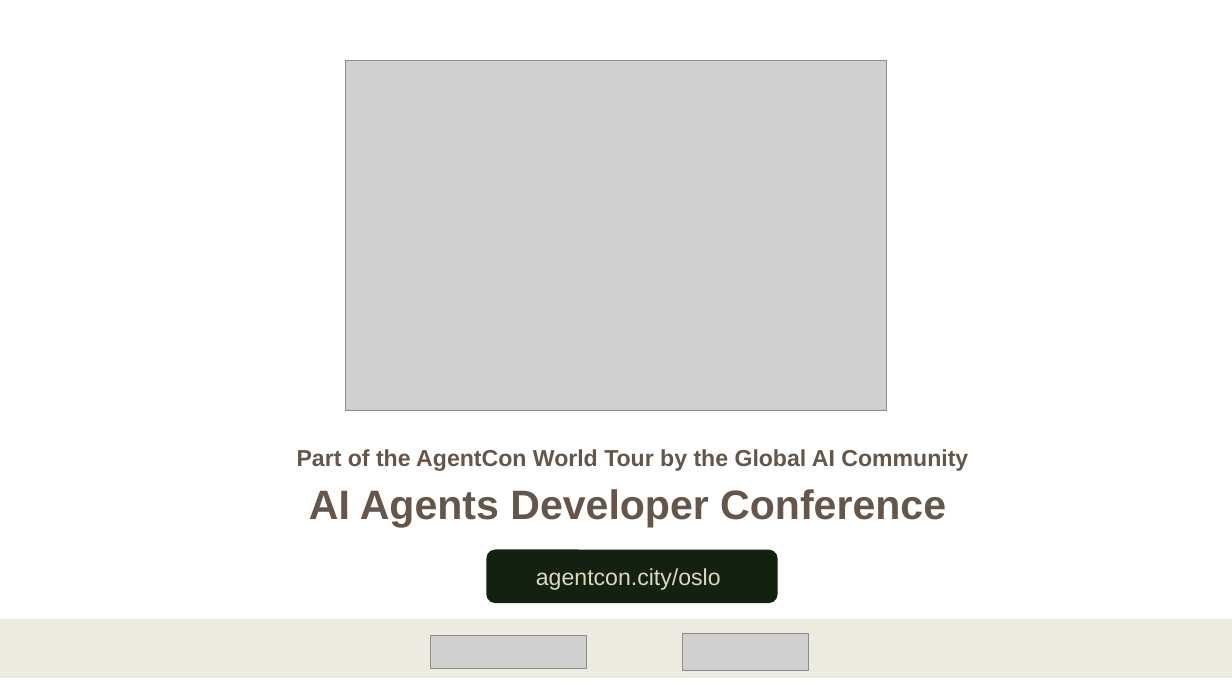
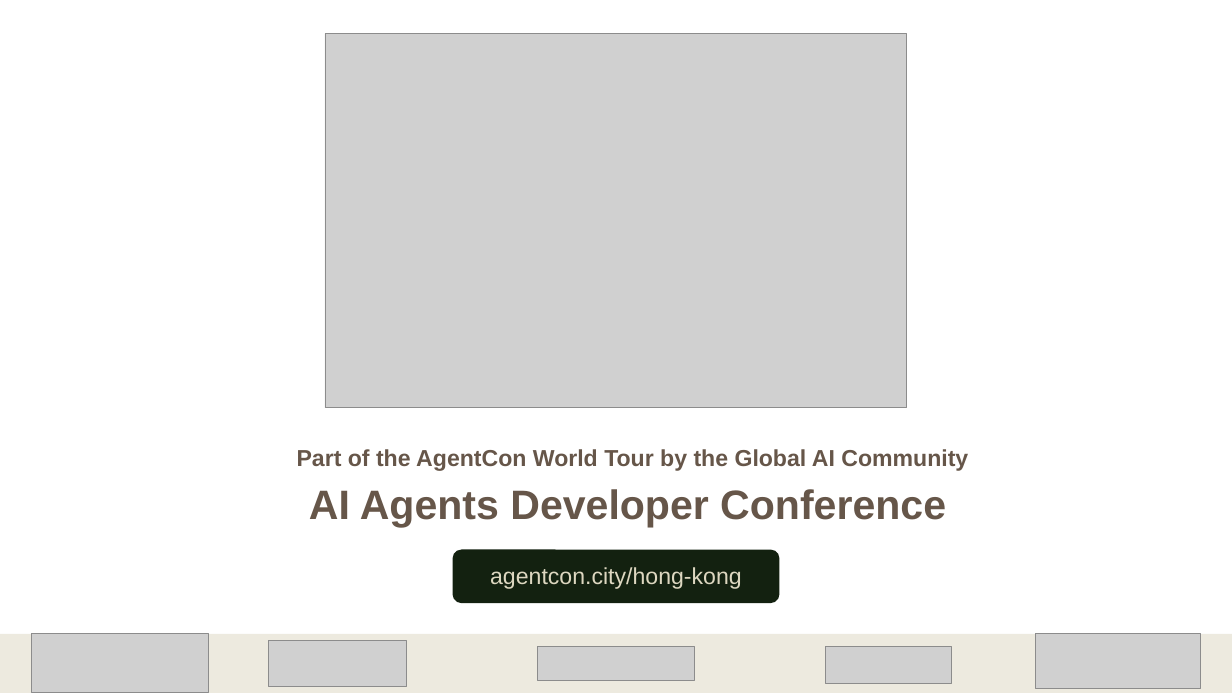
Before and after one commit to GlobalAICommunity/AgentCon, a slide deck: slide 1 of branding/wave-3/Oslo/AgentCon Template.pptx. Drawn at 1232x693 pixels with LibreOffice and Linux fonts; fonts in the diff are those of the drawing; grey boxes stand for pictures; background and template pictures are left out. Boxes give left, top, right and bottom in pixels: in the first picture for what was removed or moved away, otherwise in the second. Text is boxed around its words. In the diff, an @@ line names an element or a change of style, - is before the commit and + after.

Commit message:
Add Hong Kong AgentCon templates; update Oslo
Add AgentCon Template.pptx and its temporary/~$ file for Hong Kong (branding/wave-3) and update the existing Oslo AgentCon Template.pptx binary. These are binary PPTX branding assets; the temporary ~$ file appears to be an editor temp file and can be removed if committed unintentionally.

```diff
--- a/branding/wave-3/Oslo/AgentCon Template.pptx
+++ b/branding/wave-3/Oslo/AgentCon Template.pptx
@@ picture resized from (x1=346, y1=61, x2=886, y2=411) to (x1=325, y1=33, x2=908, y2=408) @@
@@ rounded rectangle resized from (x1=486, y1=550, x2=777, y2=604) to (x1=453, y1=550, x2=780, y2=604) @@
@@ text at (x1=490, y1=567, x2=742, y2=589): text changed @@
-agentcon.city/oslo
+agentcon.city/hong-kong
@@ rectangle moved from (x1=0, y1=619, x2=1232, y2=678) to (x1=0, y1=634, x2=1232, y2=693) @@
@@ picture added at (x1=31, y1=634, x2=209, y2=693) @@
@@ picture added at (x1=269, y1=640, x2=407, y2=687) @@
@@ picture moved from (x1=430, y1=635, x2=586, y2=668) to (x1=538, y1=647, x2=694, y2=680) @@
@@ picture moved from (x1=683, y1=634, x2=809, y2=670) to (x1=825, y1=647, x2=951, y2=683) @@
@@ picture added at (x1=1036, y1=634, x2=1202, y2=689) @@
```
Also in this commit, not shown: 2 other slides changed, 5 slides added, 2 other files.
